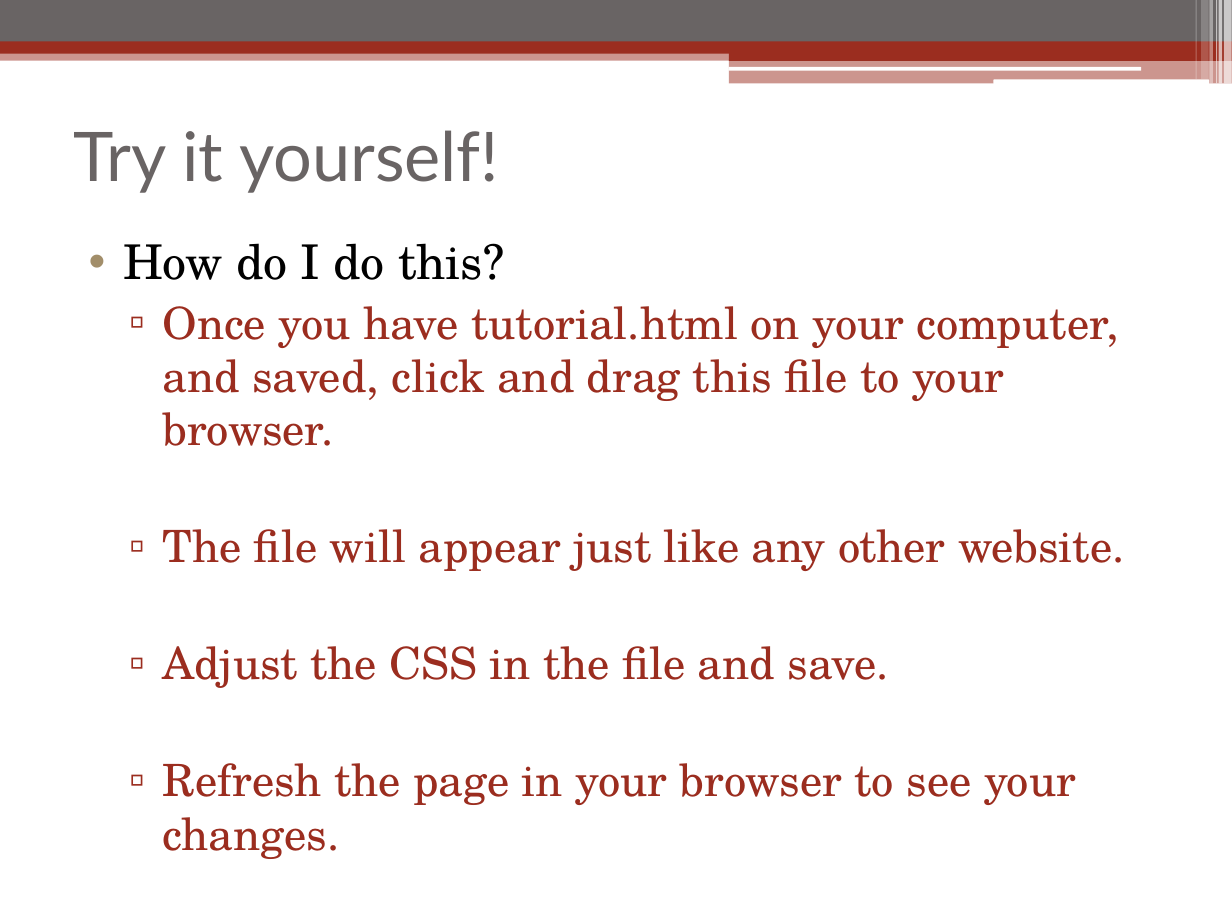
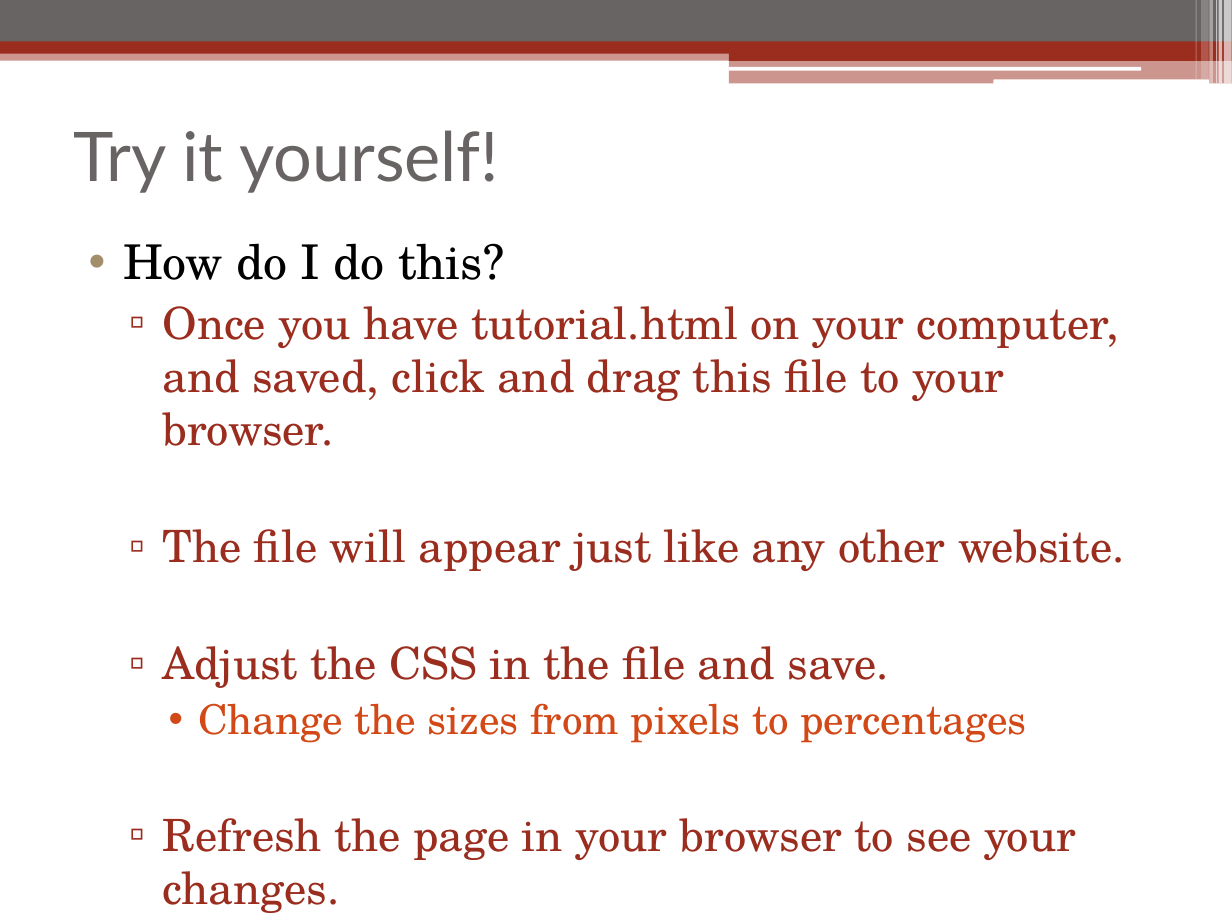
Before and after one commit to linuxbo/WriteDigTech, a slide deck: slide 16 of Workshop/Workshop_Sarah_Murto.pptx (slide 10 before the commit). Drawn at 1232x924 pixels with LibreOffice and Linux fonts; fonts in the diff are those of the drawing. Boxes give left, top, right and bottom in pixels: in the first picture for what was removed or moved away, otherwise in the second. Text is boxed around its words. In the diff, an @@ line names an element or a change of style, - is before the commit and + after.

```diff
--- a/Workshop/Workshop_Sarah_Murto.pptx
+++ b/Workshop/Workshop_Sarah_Murto.pptx
@@ text at <box>198,703,1027,743</box>: paragraph added @@
+    • Change the sizes from pixels to percentages
```
Also in this commit, not shown: 4 other slides changed, 11 slides added, 5 slides removed, 1 other file.
